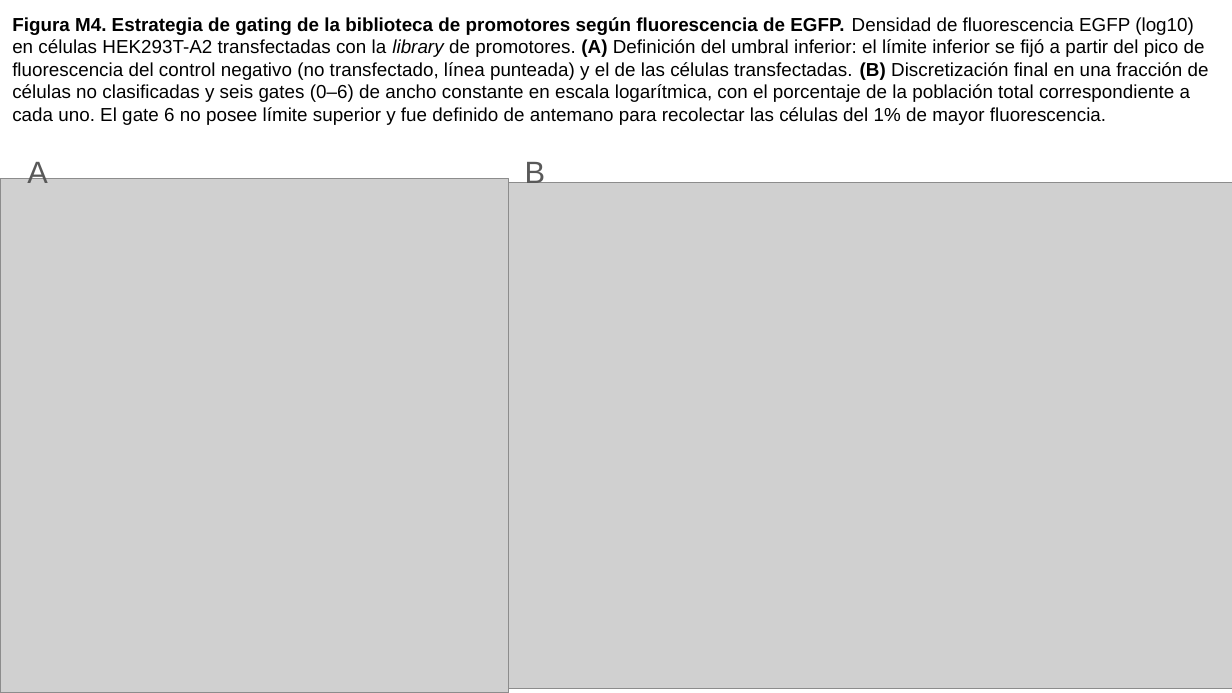
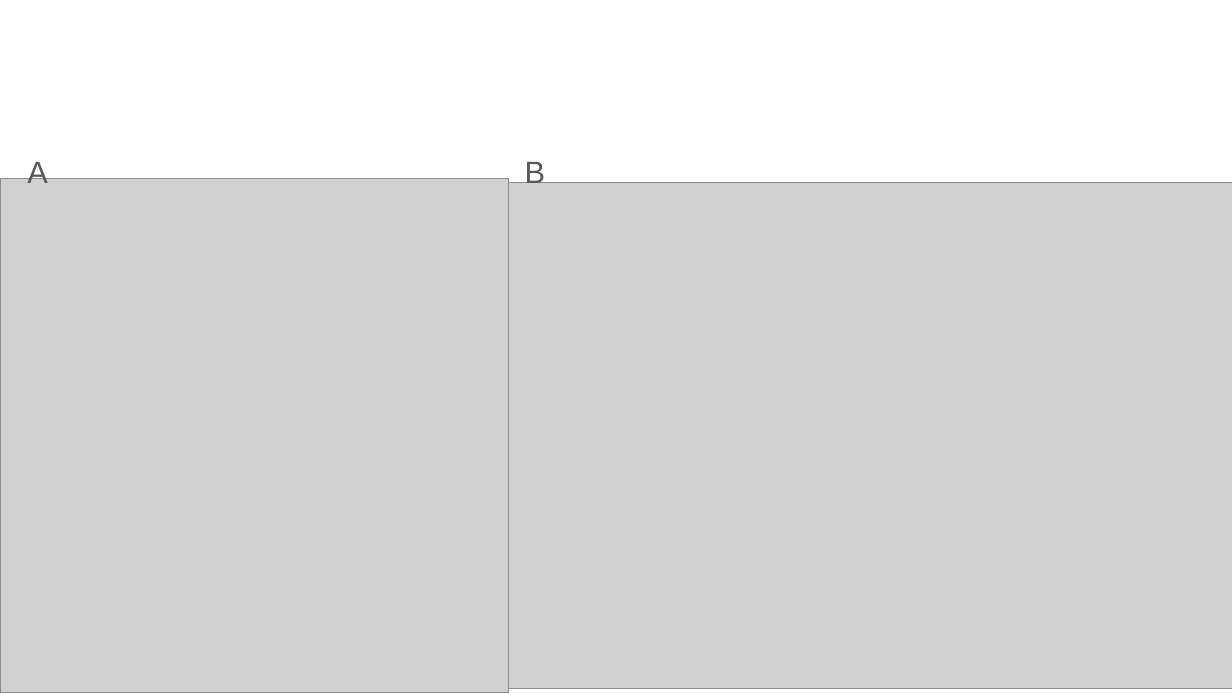
Before and after one commit to martin-iungman/TesisDoc, a slide deck: slide 5 of docs/Fig MyM.pptx. Drawn at 1232x693 pixels with LibreOffice and Linux fonts; fonts in the diff are those of the drawing; grey boxes stand for pictures. Boxes give left, top, right and bottom in pixels: in the first picture for what was removed or moved away, otherwise in the second. Text is boxed around its words. In the diff, an @@ line names an element or a change of style, - is before the commit and + after.

```diff
--- a/docs/Fig MyM.pptx
+++ b/docs/Fig MyM.pptx
@@ text removed at box(12, 17, 1209, 125) @@
-Figura M4. Estrategia de gating de la biblioteca de promotores según fluorescencia de EGFP. Densidad de fluorescencia EGFP (log10) en células HEK293T-A2 transfectadas con la library de promotores. (A) Definición del umbral inferior: el límite inferior se fijó a partir del pico de fluorescencia del control negativo (no transfectado, línea punteada) y el de las células transfectadas. (B) Discretización final en una fracción de células no clasificadas y seis gates (0–6) de ancho constante en escala logarítmica, con el porcentaje de la población total correspondiente a cada uno. El gate 6 no posee límite superior y fue definido de antemano para recolectar las células del 1% de mayor fluorescencia.
```
Also in this commit, not shown: 3 other slides changed, 2 slides added, 2 slides removed, 3 other files.
